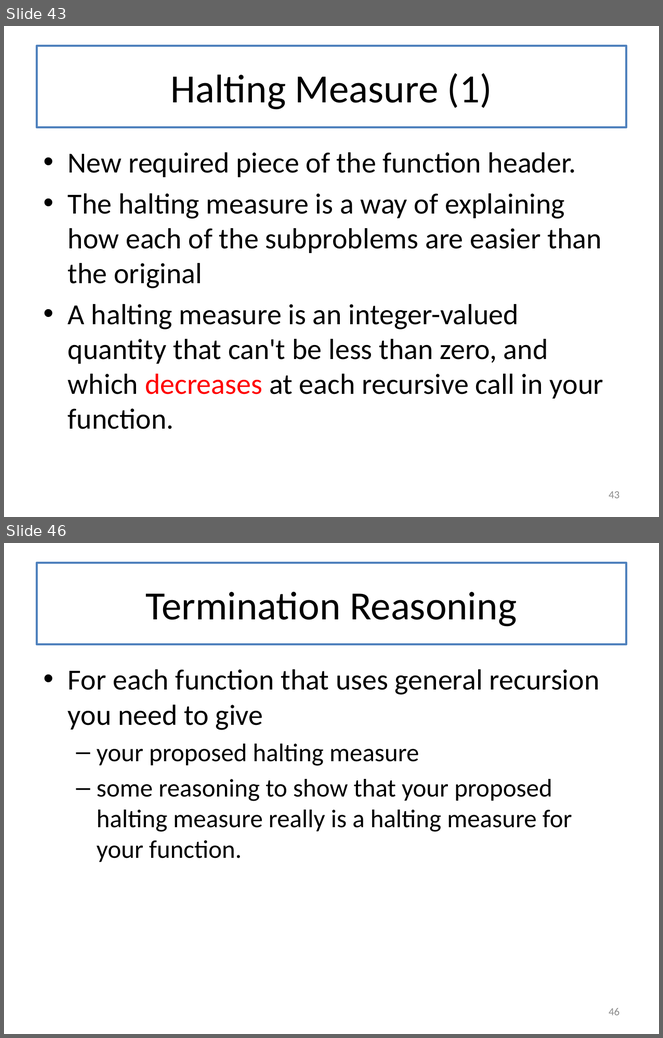
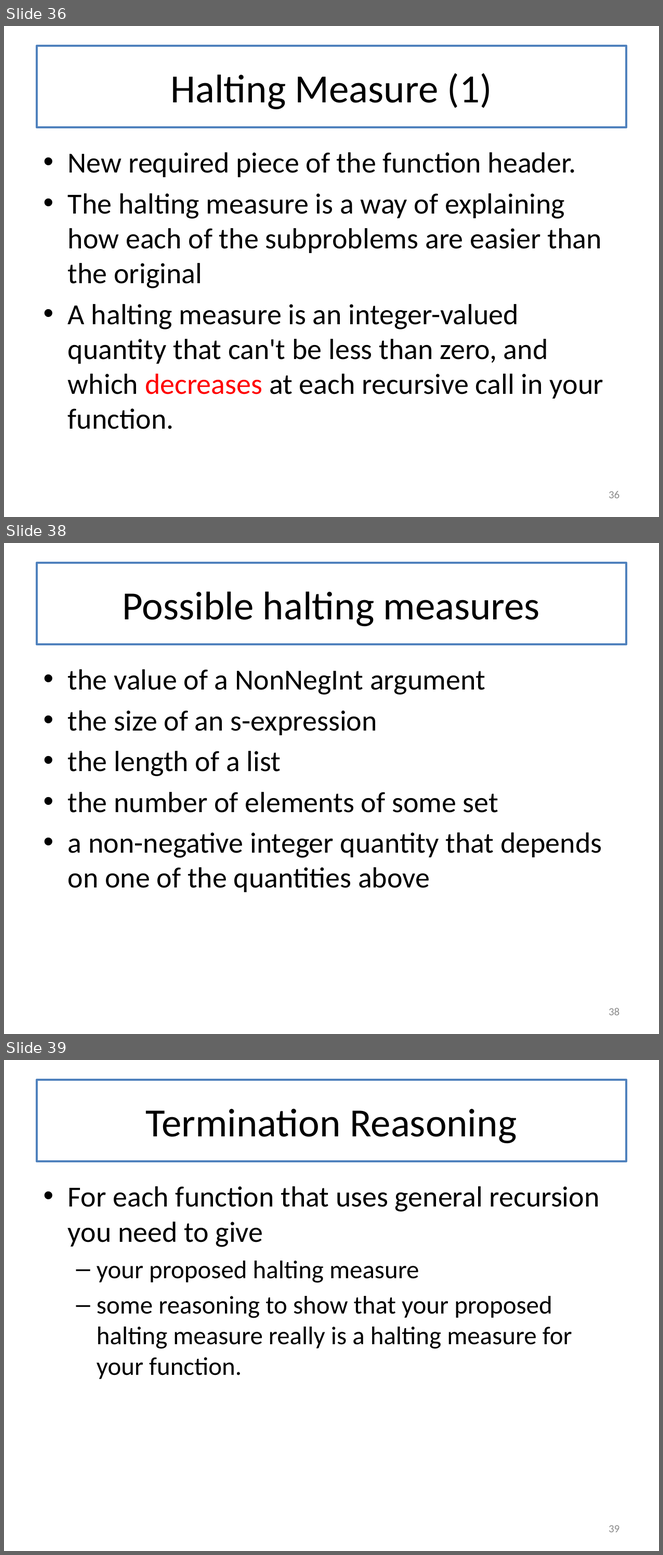
Before and after one commit to mwand/cs5010f17, a slide deck: Slides/Lesson 8.1-8.2 General Recursion.pptx. Shown one above the other, each under a label of ours: slides 43 and 46 before the commit, slides 36, 38 and 39 after it; the slides between them are not shown. The pictures are 663x1038 and 663x1555 pixels, drawn with LibreOffice and Linux fonts; fonts in the diff are those of the drawing. Boxes give left, top, right and bottom in pixels: in the first picture for what was removed or moved away, otherwise in the second. Text is boxed around its words. In the diff, an @@ line names an element or a change of style, - is before the commit and + after.

```diff
--- a/Slides/Lesson 8.1-8.2 General Recursion.pptx
+++ b/Slides/Lesson 8.1-8.2 General Recursion.pptx
@@ slide 38 added at bbox=[4, 543, 659, 1034], background #FFFFFF @@
@@ title added at bbox=[37, 563, 626, 644], fill #FFFFFF, outline #4F81BD 2.25 pt, 44 pt, text #000000 @@
+Possible halting measures
@@ text added at bbox=[68, 669, 602, 892], 32 pt, text #000000 @@
+• the value of a NonNegInt argument
+• the size of an s-expression
+• the length of a list
+• the number of elements of some set
+• a non-negative integer quantity that depends on one of the quantities above
@@ page number added at bbox=[609, 1008, 620, 1016], 12 pt, text #8C8C8C @@
+38
@@ what was slide 43 is now slide 36 @@
@@ page number at bbox=[609, 491, 620, 499]: text changed @@
-43
+36
@@ what was slide 46 is now slide 39 @@
@@ page number at bbox=[609, 1525, 620, 1533]: text changed @@
-46
+39
```
Also in this commit, not shown: 6 slides changed, 8 other slides added, 1 slide removed, 1 other file.
